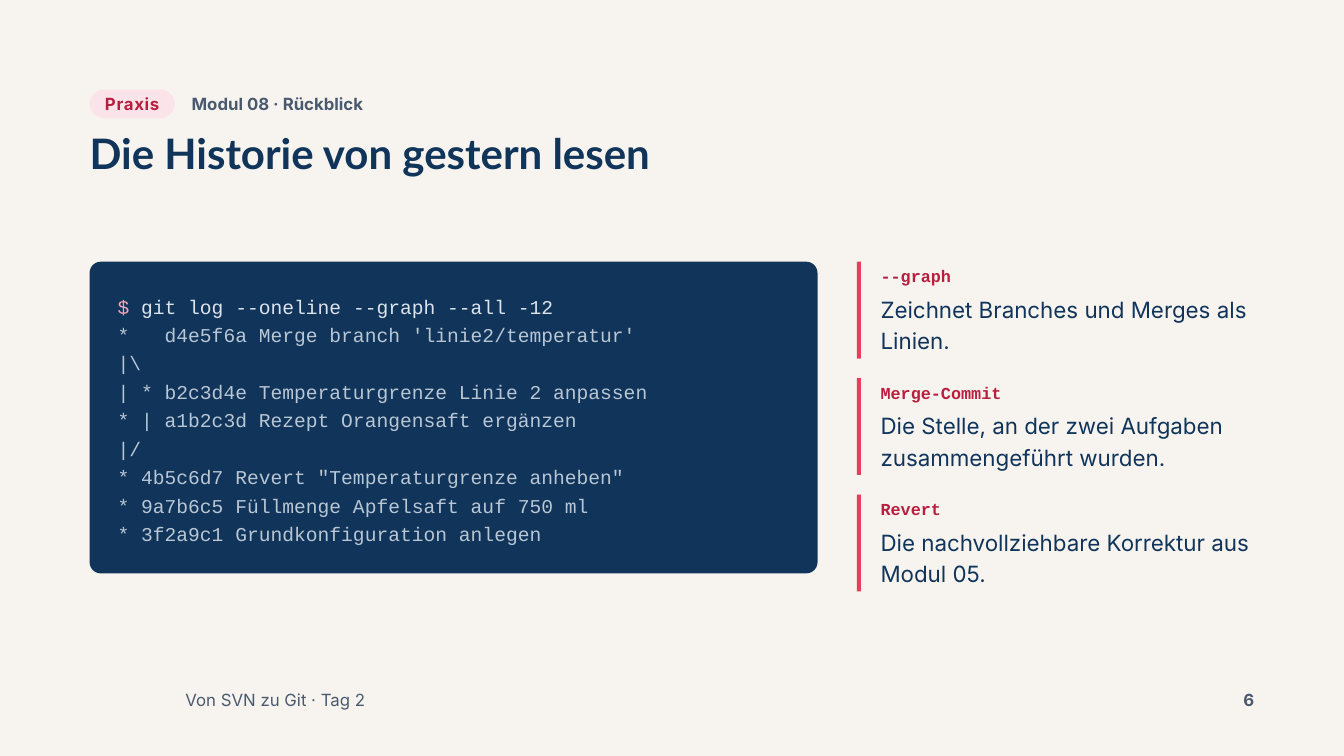
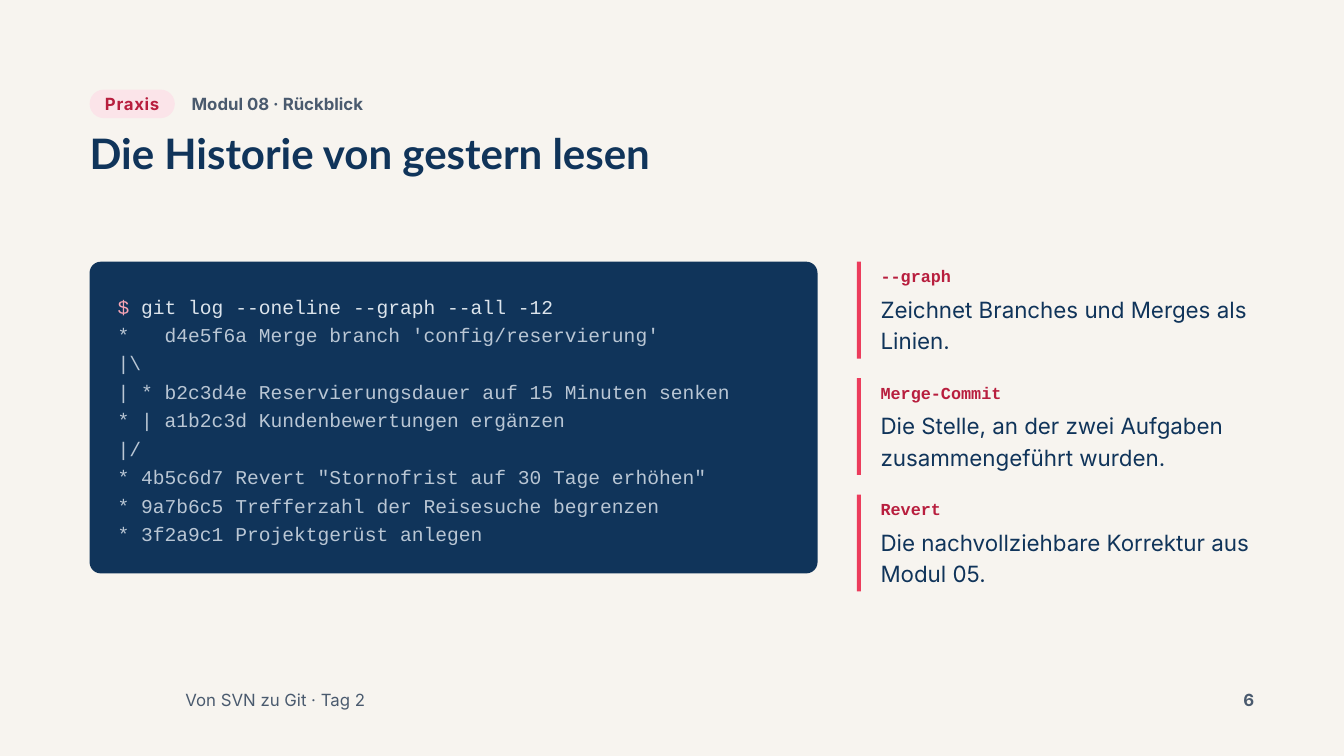
Before and after one commit to AndreasSchoenfeldUser/Von-SVN-zu-Git-Workshop, a slide deck: slide 6 of slides/pptx/tag2.pptx. Drawn at 1344x756 pixels with LibreOffice and Linux fonts; fonts in the diff are those of the drawing; background and template pictures are left out. Boxes give left, top, right and bottom in pixels: in the first picture for what was removed or moved away, otherwise in the second. Text is boxed around its words. In the diff, an @@ line names an element or a change of style, - is before the commit and + after.

```diff
--- a/slides/pptx/tag2.pptx
+++ b/slides/pptx/tag2.pptx
@@ text at box(165, 328, 659, 346): text changed @@
-* d4e5f6a Merge branch 'linie2/temperatur'
+* d4e5f6a Merge branch 'config/reservierung'
@@ text at box(165, 385, 730, 431): text changed @@
-| * b2c3d4e Temperaturgrenze Linie 2 anpassen
-* | a1b2c3d Rezept Orangensaft ergänzen
+| * b2c3d4e Reservierungsdauer auf 15 Minuten senken
+* | a1b2c3d Kundenbewertungen ergänzen
@@ text at box(141, 470, 706, 545): text changed @@
-* 4b5c6d7 Revert "Temperaturgrenze anheben"
-* 9a7b6c5 Füllmenge Apfelsaft auf 750 ml
-* 3f2a9c1 Grundkonfiguration anlegen
+* 4b5c6d7 Revert "Stornofrist auf 30 Tage erhöhen"
+* 9a7b6c5 Trefferzahl der Reisesuche begrenzen
+* 3f2a9c1 Projektgerüst anlegen
```
Also in this commit, not shown: 17 other slides changed, 45 other files.
